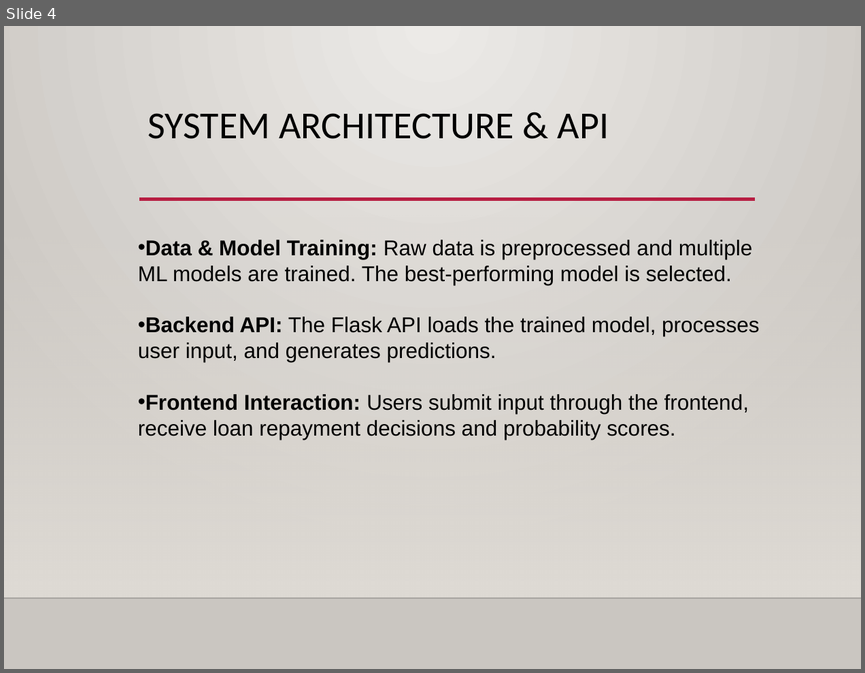
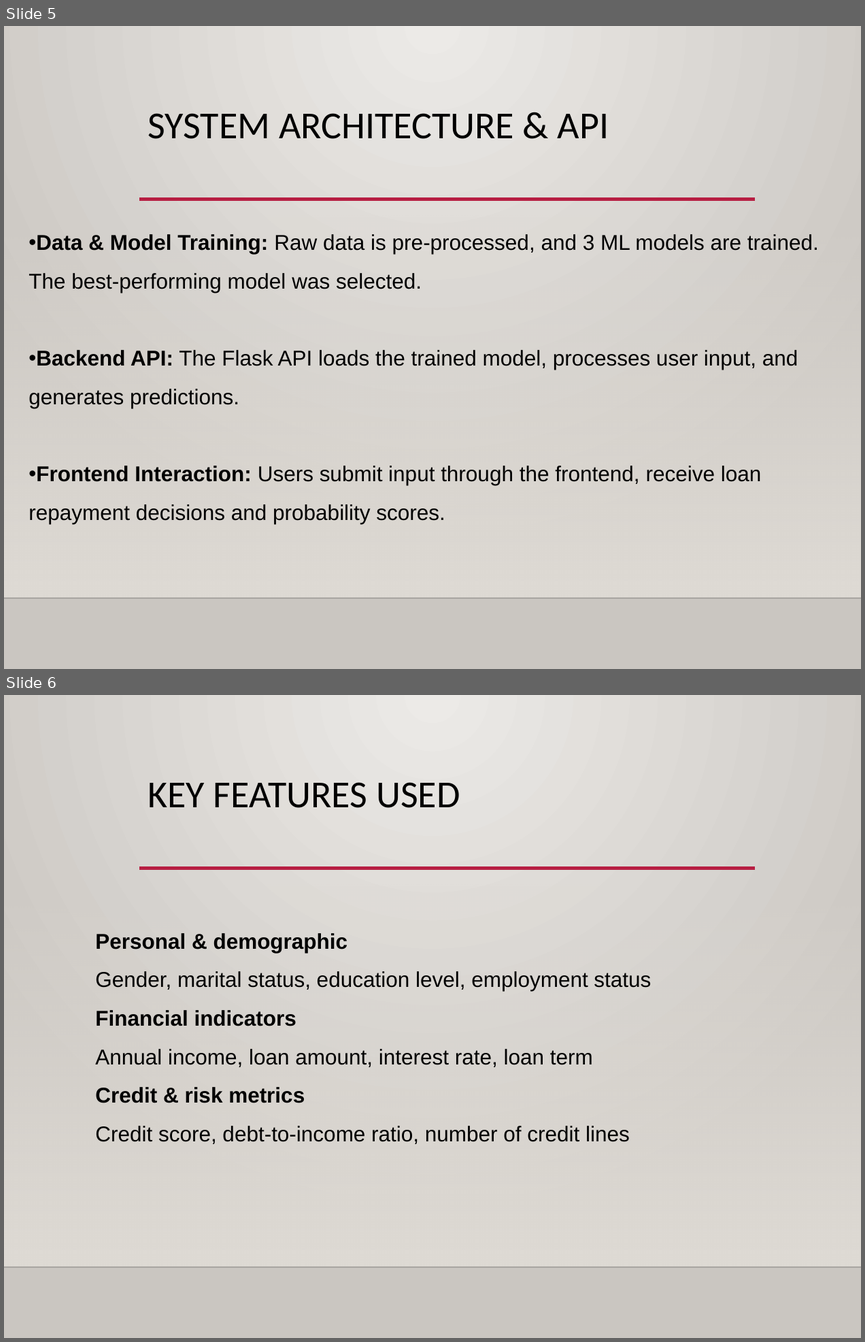
Before and after one commit to group6ai2026/LoanPayBackPrediction, a slide deck: PPT/Group6PPT.pptx. Shown one above the other, each under a label of ours: slide 4 before the commit, slides 5 and 6 after it. The pictures are 865x673 and 865x1342 pixels, drawn with LibreOffice and Linux fonts; fonts in the diff are those of the drawing; background and template pictures are left out. Boxes give left, top, right and bottom in pixels: in the first picture for what was removed or moved away, otherwise in the second. Text is boxed around its words. In the diff, an @@ line names an element or a change of style, - is before the commit and + after.

```diff
--- a/PPT/Group6PPT.pptx
+++ b/PPT/Group6PPT.pptx
@@ slide 6 added at (4, 695, 861, 1338), background gradient #ECEAE7 to #CAC7C1; not listed: 3 template elements that a slide beside it also shows @@
@@ title added at (148, 782, 460, 808), 32 pt, text #000000 @@
+KEY FEATURES USED
@@ text added at (95, 933, 651, 1144), 18 pt, text #000000 @@
+Personal & demographic
+Gender, marital status, education level, employment status
+Financial indicators
+Annual income, loan amount, interest rate, loan term
+Credit & risk metrics
+Credit score, debt-to-income ratio, number of credit lines
@@ what was slide 4 is now slide 5 @@
@@ slide 5 changed as well @@
@@ text "Data & Model Training: Raw ...": place and size @@
-text "Data & Model Training: Raw ..." at (138, 240, 759, 439)
+text "Data & Model Training: Raw ..." at (28, 234, 819, 524)
@@ text at (28, 234, 819, 293): text changed @@
-• Data & Model Training: Raw data is preprocessed and multiple ML models are trained. The best-performing model is selected.
+• Data & Model Training: Raw data is pre-processed, and 3 ML models are trained. The best-performing model was selected.
@@ text at (28, 350, 798, 524): line spacing 1 to 1.5 @@
```
Also in this commit, not shown: 5 other slides changed, 6 other slides added, 2 other files.
